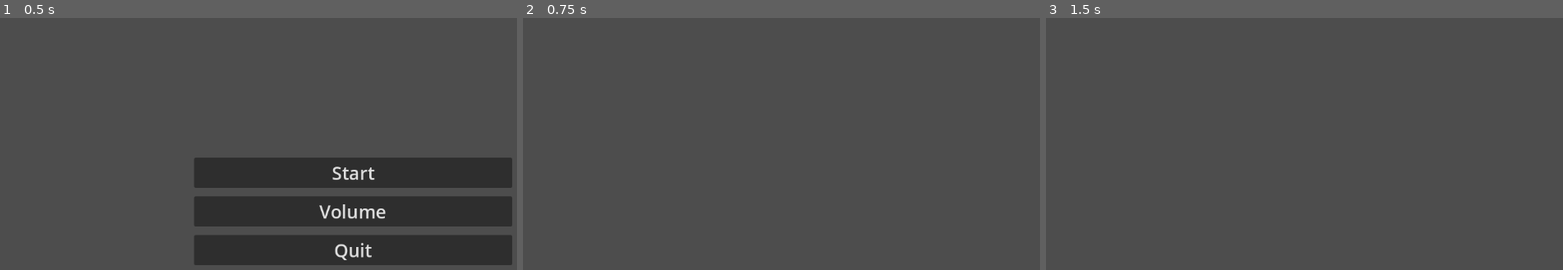
Above: before the commit, frames 1-3 (left to right).
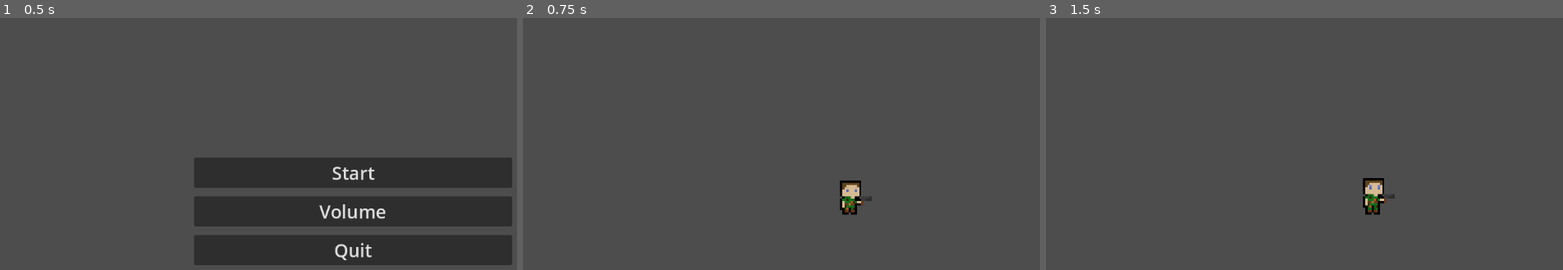
Above: after the commit, the same moments.

Repository: DrWaffle454/Cyborg-Game
Game: Godot game, scene res://Assets/Scenes/Menu UI/main_menu.tscn
The game is run twice, just before and just after one commit, with the same random seed, the same clock (stepped at 60 frames per second) and the same inputs.
Inputs:
- Up to frame 1 (0.5 s): no input
- Up to frame 2 (0.75 s): click "Start" at 0.5 s
- Up to frame 3 (1.5 s): hold D (move_right) from 1.28 s (still down)

Frame 1 is identical in both runs. In frame 2, 0.5% of the frame differs, in the area x 61-68%, y 64-79%; in frame 3, 0.6%, in the area x 61-68%, y 63-79%.

Commit message:
fixed everything!!

Diff:
--- a/Assets/Scenes/CORE/main.tscn
+++ b/Assets/Scenes/CORE/main.tscn
@@ -5,3 +5,7 @@
 [node name="main" type="Node2D"]
 
 [node name="player" parent="." instance=ExtResource("1_6yycc")]
+
+[node name="Camera2D" type="Camera2D" parent="player"]
+position = Vector2(20, -26)
+scale = Vector2(0.25, 0.25)
--- a/Assets/Scenes/Game World/player.tscn
+++ b/Assets/Scenes/Game World/player.tscn
@@ -3,70 +3,69 @@
 [ext_resource type="Script" path="res://Assets/Scripts/Game World/player.gd" id="1_hnkut"]
 [ext_resource type="Texture2D" uid="uid://d3cbg8ad5ik4x" path="res://Assets/Images/Tiles/Sprite_sheet8_13.png" id="2_vwdjv"]
 
-[sub_resource type="AtlasTexture" id="AtlasTexture_xdi8q"]
+[sub_resource type="AtlasTexture" id="AtlasTexture_ijh3t"]
 atlas = ExtResource("2_vwdjv")
 region = Rect2(0, 0, 16, 16)
 
-[sub_resource type="AtlasTexture" id="AtlasTexture_o88lv"]
+[sub_resource type="AtlasTexture" id="AtlasTexture_rurc4"]
 atlas = ExtResource("2_vwdjv")
 region = Rect2(16, 0, 16, 16)
 
-[sub_resource type="AtlasTexture" id="AtlasTexture_bxgsq"]
+[sub_resource type="AtlasTexture" id="AtlasTexture_d0uah"]
 atlas = ExtResource("2_vwdjv")
 region = Rect2(32, 0, 16, 16)
 
-[sub_resource type="AtlasTexture" id="AtlasTexture_igmb1"]
+[sub_resource type="AtlasTexture" id="AtlasTexture_foki5"]
 atlas = ExtResource("2_vwdjv")
 region = Rect2(48, 0, 16, 16)
 
-[sub_resource type="AtlasTexture" id="AtlasTexture_ucvfo"]
+[sub_resource type="AtlasTexture" id="AtlasTexture_f3kmt"]
 atlas = ExtResource("2_vwdjv")
 region = Rect2(64, 0, 16, 16)
 
-[sub_resource type="AtlasTexture" id="AtlasTexture_00r2w"]
+[sub_resource type="AtlasTexture" id="AtlasTexture_rpsm0"]
 atlas = ExtResource("2_vwdjv")
 region = Rect2(80, 0, 16, 16)
 
-[sub_resource type="SpriteFrames" id="SpriteFrames_en13d"]
+[sub_resource type="SpriteFrames" id="SpriteFrames_bnyfi"]
 animations = [{
 "frames": [{
 "duration": 1.0,
-"texture": SubResource("AtlasTexture_xdi8q")
+"texture": SubResource("AtlasTexture_ijh3t")
 }, {
 "duration": 1.0,
-"texture": SubResource("AtlasTexture_o88lv")
+"texture": SubResource("AtlasTexture_rurc4")
 }, {
 "duration": 1.0,
-"texture": SubResource("AtlasTexture_bxgsq")
+"texture": SubResource("AtlasTexture_d0uah")
 }, {
 "duration": 1.0,
-"texture": SubResource("AtlasTexture_igmb1")
+"texture": SubResource("AtlasTexture_foki5")
 }, {
 "duration": 1.0,
-"texture": SubResource("AtlasTexture_ucvfo")
+"texture": SubResource("AtlasTexture_f3kmt")
 }, {
 "duration": 1.0,
-"texture": SubResource("AtlasTexture_00r2w")
+"texture": SubResource("AtlasTexture_rpsm0")
 }],
 "loop": true,
-"name": &"idle",
-"speed": 3.0
+"name": &"default",
+"speed": 5.0
 }]
 
 [sub_resource type="RectangleShape2D" id="RectangleShape2D_28o8m"]
-size = Vector2(1.5, 2)
+size = Vector2(38, 64)
 
 [node name="player" type="CharacterBody2D"]
 script = ExtResource("1_hnkut")
 
 [node name="AnimatedSprite2D" type="AnimatedSprite2D" parent="."]
-position = Vector2(1.99991, -1)
-scale = Vector2(0.0898438, 0.0957031)
-sprite_frames = SubResource("SpriteFrames_en13d")
-animation = &"idle"
-autoplay = "idle"
-frame_progress = 0.83413
+position = Vector2(31, -32)
+scale = Vector2(3.742, 4)
+sprite_frames = SubResource("SpriteFrames_bnyfi")
+autoplay = "default"
+frame_progress = 0.571149
 
 [node name="CollisionShape2D" type="CollisionShape2D" parent="."]
-position = Vector2(1.75, -1)
+position = Vector2(20, -32)
 shape = SubResource("RectangleShape2D_28o8m")
